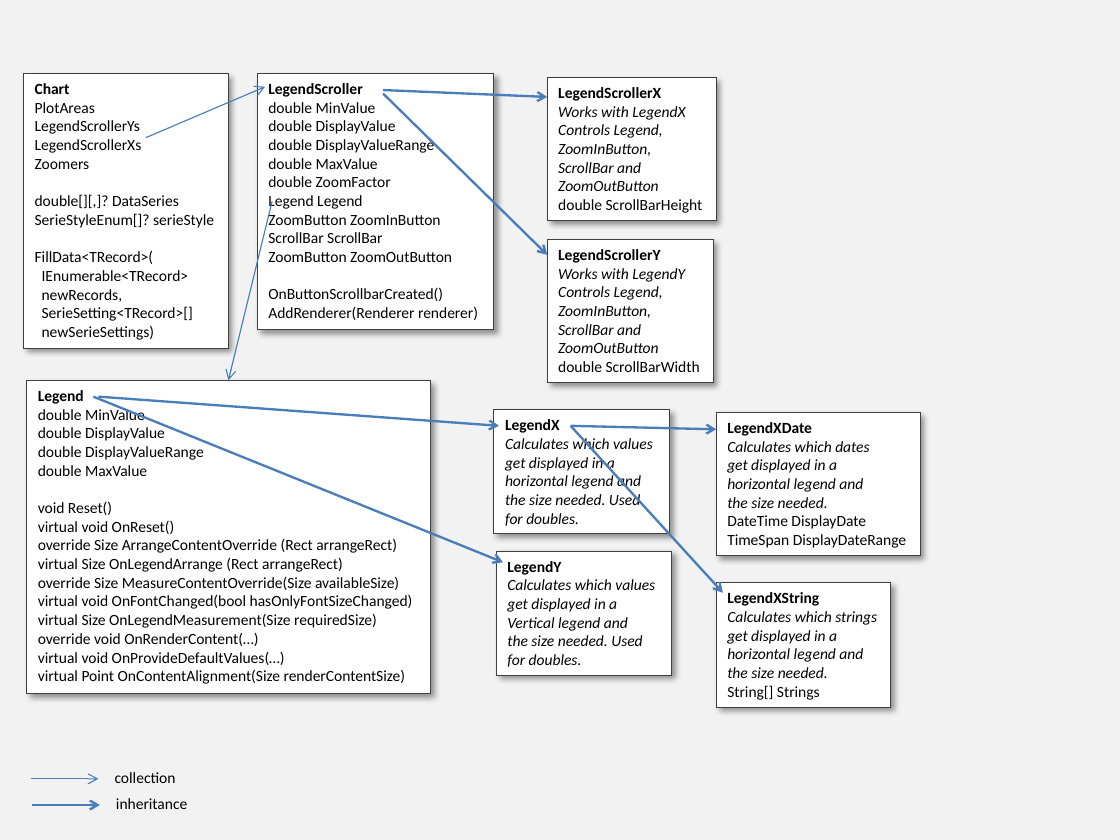
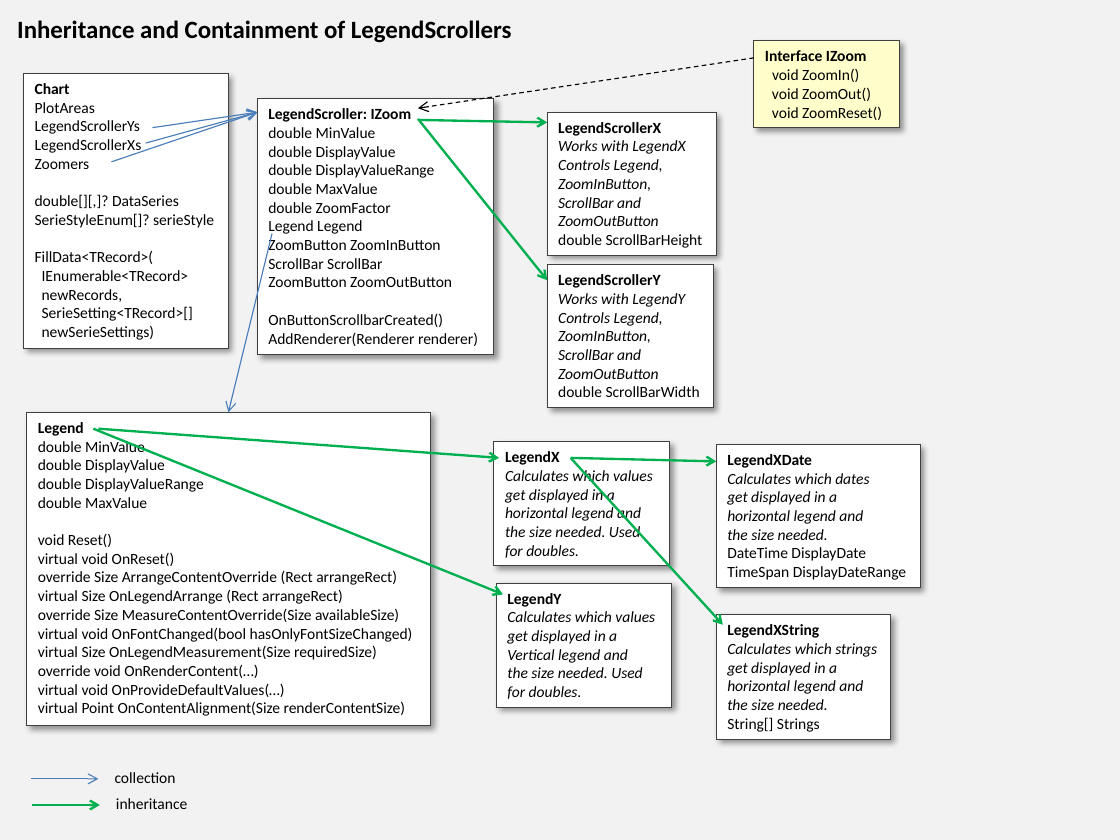
Before and after one commit to PeterHuberSg/XYGraphLib, a slide deck: slide 5 of XYGraphDesign1.pptx (slide 3 before the commit). Drawn at 1120x840 pixels with LibreOffice and Linux fonts; fonts in the diff are those of the drawing. Boxes give left, top, right and bottom in pixels: in the first picture for what was removed or moved away, otherwise in the second. Text is boxed around its words. In the diff, an @@ line names an element or a change of style, - is before the commit and + after.

```diff
--- a/XYGraphDesign1.pptx
+++ b/XYGraphDesign1.pptx
@@ text added at (17,20,512,43), 16 pt, text #000000, bold @@
+Inheritance and Containment of LegendScrollers
@@ arrow added from (754, 58) to (418, 109), #000000 0.75 pt dashed @@
@@ rectangle added at (754,41,899,128), fill #FFFFCC, outline #404040 0.75 pt, 10 pt, text #000000 @@
+Interface IZoom
+void ZoomIn()
+void ZoomOut()
+void ZoomReset()
@@ arrow added from (112, 161) to (258, 112), #4B7EBC 0.75 pt @@
@@ arrow moved from (146, 138) - (265, 87) to (146, 143) - (258, 112) @@
@@ arrow added from (152, 128) to (258, 112), #4B7EBC 0.75 pt @@
@@ rectangle "LegendScroller: IZoom": place and size @@
-rectangle "LegendScroller: IZoom" at (258,73,494,329)
+rectangle "LegendScroller: IZoom" at (258,99,494,355)
@@ text in rectangle at (268,108,412,122): text changed @@
-LegendScroller
+LegendScroller: IZoom
@@ arrow moved from (383, 94) - (548, 254) to (418, 119) - (548, 280) @@
@@ arrow (418, 119) - (548, 280): stroke #4B7EBC 1.5 pt to #00B050 1.5 pt @@
@@ arrow moved from (383, 90) - (548, 97) to (418, 120) - (548, 122) @@
@@ arrow (418, 120) - (548, 122): stroke #4B7EBC 1.5 pt to #00B050 1.5 pt @@
@@ rectangle "LegendScrollerY": place and size @@
-rectangle "LegendScrollerY" at (548,240,713,383)
+rectangle "LegendScrollerY" at (548,264,713,408)
@@ 4 rectangles, 2 arrows: place and size @@
-4 rectangles, 2 arrows at (93,77,921,707)
+4 rectangles, 2 arrows at (93,112,921,739)
@@ arrow (93, 429) - (503, 595): stroke #4B7EBC 1.5 pt to #00B050 1.5 pt @@
@@ arrow (99, 429) - (500, 458): stroke #4B7EBC 1.5 pt to #00B050 1.5 pt @@
@@ 3 arrows, 2 rectangles: place and size @@
-3 arrows, 2 rectangles at (27,202,722,693)
+3 arrows, 2 rectangles at (27,233,722,725)
@@ arrow (571, 458) - (717, 461): stroke #4B7EBC 1.5 pt to #00B050 1.5 pt @@
@@ arrow (571, 458) - (722, 625): stroke #4B7EBC 1.5 pt to #00B050 1.5 pt @@
@@ arrow (32, 805) - (100, 805): stroke #4B7EBC 1.5 pt to #00B050 1.5 pt @@
```
Also in this commit, not shown: 3 other slides changed, 7 slides added, 9 other files.
